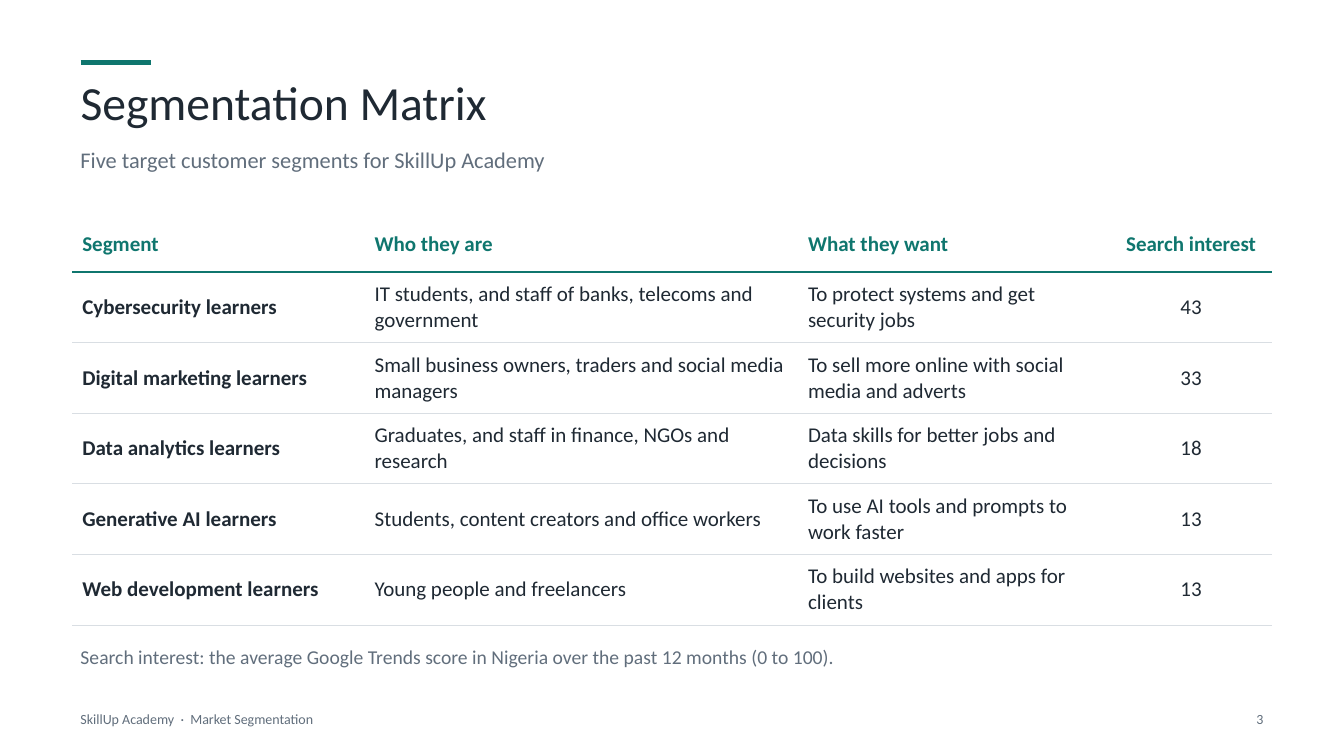
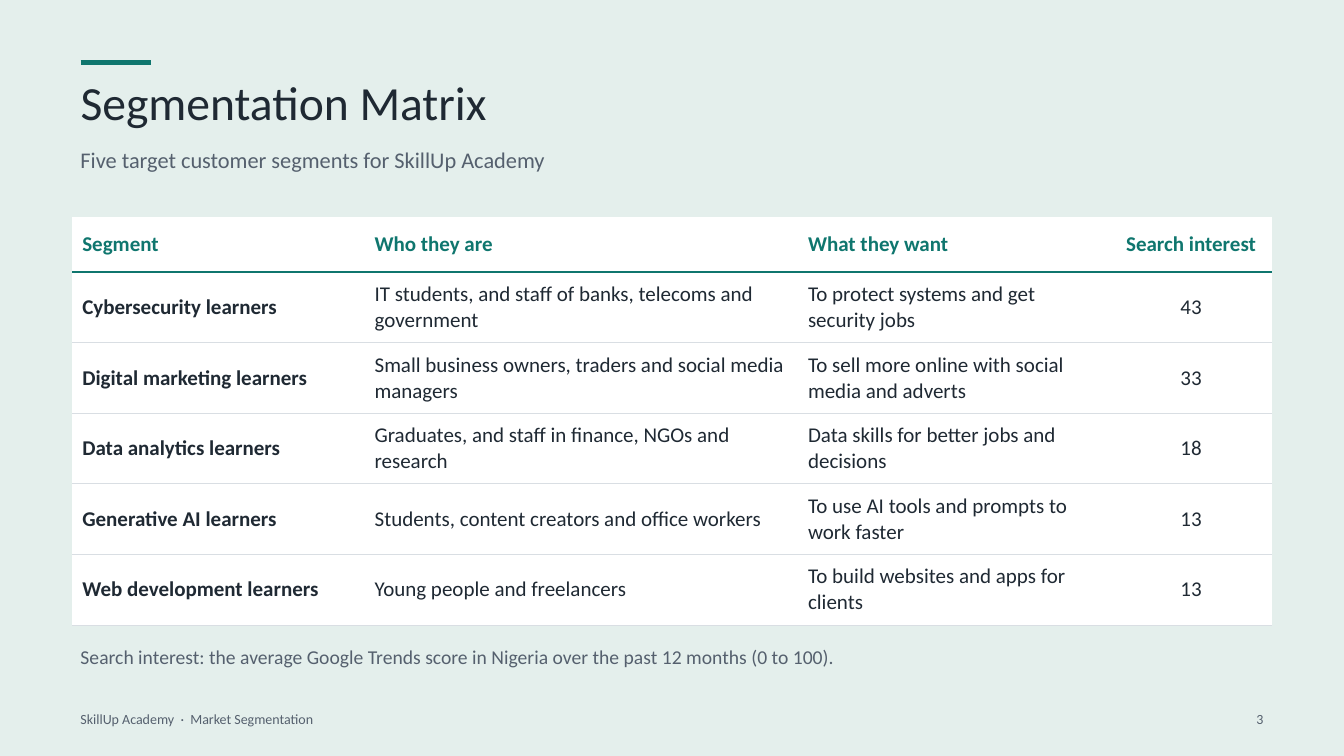
Before and after one commit to BadboyVee/BlackHoleeee, a slide deck: slide 3 of segmentation/Market_Segmentation.pptx. Drawn at 1344x756 pixels with LibreOffice and Linux fonts; fonts in the diff are those of the drawing. Boxes give left, top, right and bottom in pixels: in the first picture for what was removed or moved away, otherwise in the second. Text is boxed around its words. In the diff, an @@ line names an element or a change of style, - is before the commit and + after.

```diff
--- a/segmentation/Market_Segmentation.pptx
+++ b/segmentation/Market_Segmentation.pptx
@@ background #FFFFFF to #E4EFEC @@
@@ table at (x1=73, y1=217, x2=1272, y2=625) @@
@@ fill none to #FFFFFF in 24 cells @@
@@ text colour #616E7C to #55606E in 4 elements at (x1=80, y1=152, x2=544, y2=172), (x1=80, y1=714, x2=313, y2=727), (x1=1256, y1=715, x2=1263, y2=724), (x1=80, y1=650, x2=834, y2=668) @@
```
Also in this commit, not shown: 8 other slides changed, 3 other files.
